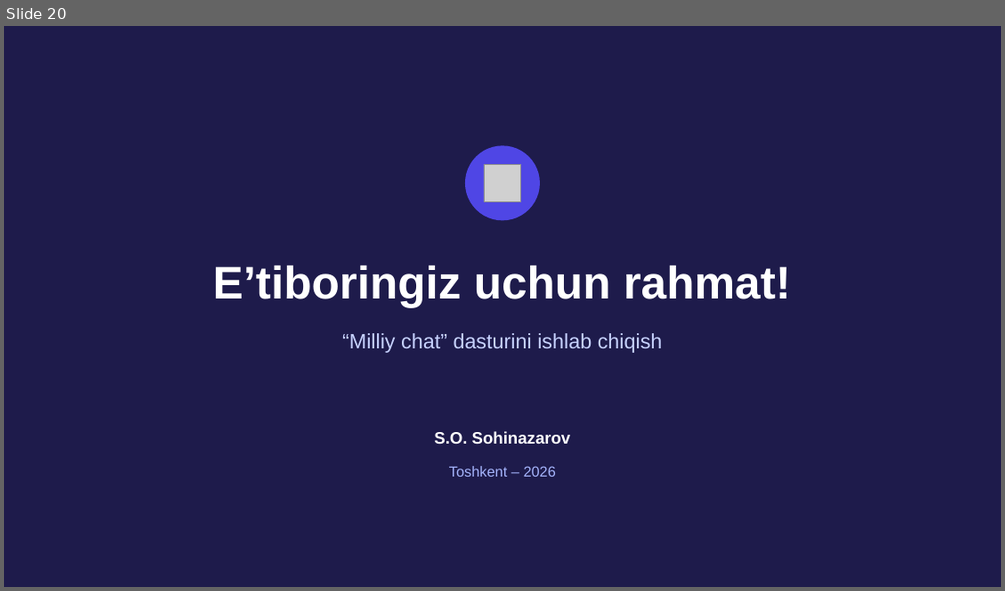
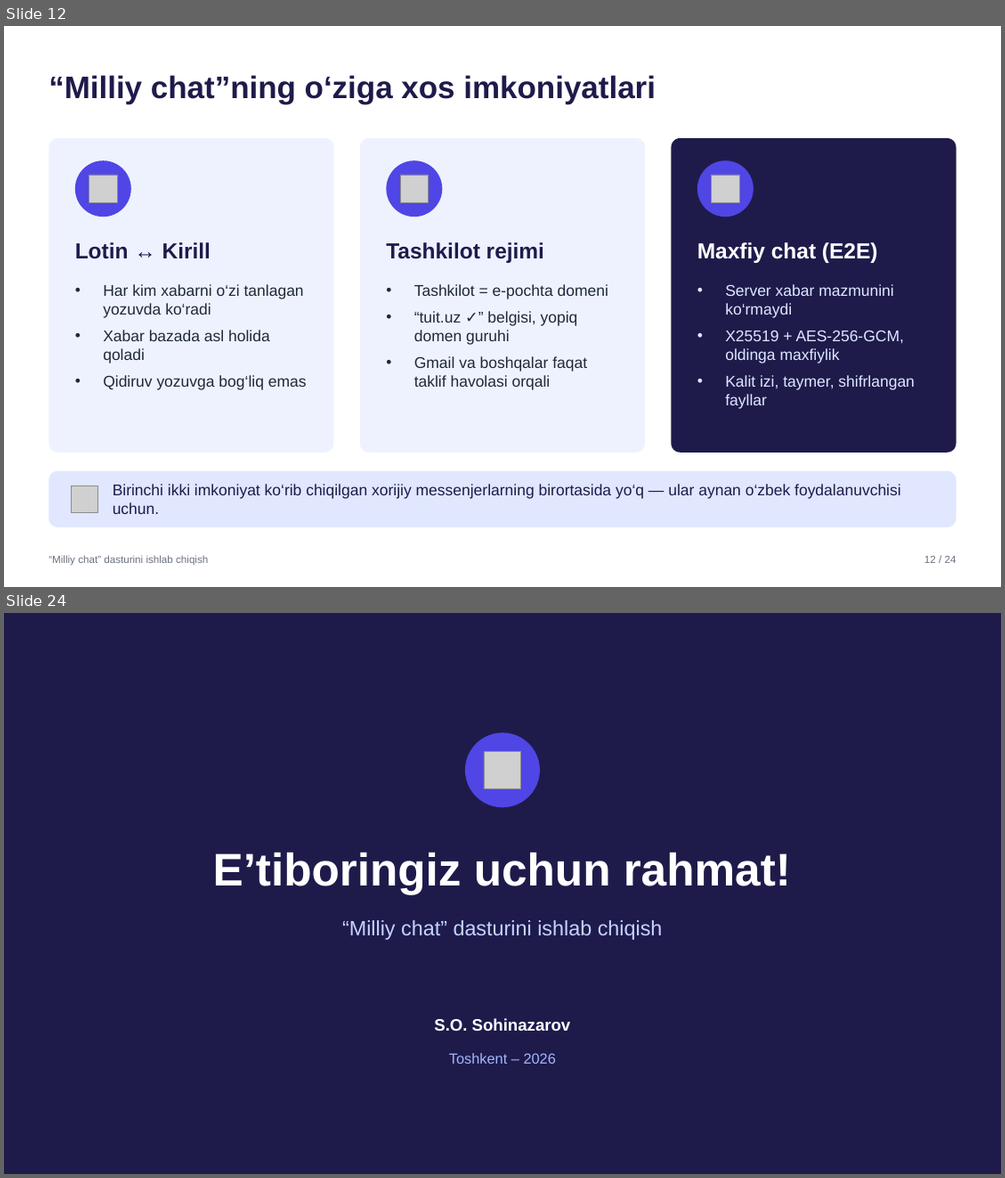
Before and after one commit to SardorSohinazarov/diplom-ish, a slide deck: diplom/Taqdimot_Sohinazarov_Sardor.pptx. Shown one above the other, each under a label of ours: slide 20 before the commit, slides 12 and 24 after it; the slides between them are not shown. The pictures are 1005x591 and 1005x1178 pixels, drawn with LibreOffice and Linux fonts; fonts in the diff are those of the drawing; grey boxes stand for pictures. Boxes give left, top, right and bottom in pixels: in the first picture for what was removed or moved away, otherwise in the second. Text is boxed around its words. In the diff, an @@ line names an element or a change of style, - is before the commit and + after.

```diff
--- a/diplom/Taqdimot_Sohinazarov_Sardor.pptx
+++ b/diplom/Taqdimot_Sohinazarov_Sardor.pptx
@@ slide 12 added at [4,26,1001,587], background #FFFFFF @@
@@ text added at [48,75,655,103], 30 pt, text #1E1B4B, bold @@
+“Milliy chat”ning o‘ziga xos imkoniyatlari
@@ rounded rectangle added at [48,138,334,452], fill #EEF2FF @@
@@ rounded rectangle added at [360,138,645,452], fill #EEF2FF @@
@@ rounded rectangle added at [671,138,956,452], fill #1E1B4B @@
@@ ellipse added at [75,160,131,216], fill #4F46E5 @@
@@ picture added at [89,175,118,203] @@
@@ ellipse added at [386,160,442,216], fill #4F46E5 @@
@@ picture added at [400,175,429,203] @@
@@ ellipse added at [697,160,753,216], fill #4F46E5 @@
@@ picture added at [712,175,740,203] @@
@@ text added at [75,242,210,259], 21 pt, text #1E1B4B, bold @@
+Lotin ↔ Kirill
@@ text added at [386,242,544,263], 21 pt, text #1E1B4B, bold @@
+Tashkilot rejimi
@@ text added at [697,242,878,263], 21 pt, text #FFFFFF, bold @@
+Maxfiy chat (E2E)
@@ text added at [103,284,307,390], 15 pt, text #1F2937 @@
+• Har kim xabarni o‘zi tanlagan yozuvda ko‘radi
+• Xabar bazada asl holida qoladi
+• Qidiruv yozuvga bog‘liq emas
@@ text added at [414,284,608,390], 15 pt, text #1F2937 @@
+• Tashkilot = e-pochta domeni
+• “tuit.uz ✓” belgisi, yopiq domen guruhi
+• Gmail va boshqalar faqat taklif havolasi orqali
@@ text added at [725,284,914,409], 15 pt, text #E0E7FF @@
+• Server xabar mazmunini ko‘rmaydi
+• X25519 + AES-256-GCM, oldinga maxfiylik
+• Kalit izi, taymer, shifrlangan fayllar
@@ rounded rectangle added at [48,471,956,527], fill #E0E7FF @@
@@ picture added at [72,486,98,513] @@
@@ text added at [113,483,901,514], 15 pt, text #1E1B4B @@
+Birinchi ikki imkoniyat ko‘rib chiqilgan xorijiy messenjerlarning birortasida yo‘q — ular aynan o‘zbek foydalanuvchisi uchun.
@@ text added at [48,555,208,565], 10 pt, text #6B7280 @@
+“Milliy chat” dasturini ishlab chiqish
@@ text added at [924,556,956,563], 10 pt, text #6B7280 @@
+12 / 24
@@ what was slide 20 is now slide 24 @@
```
Also in this commit, not shown: 18 slides changed, 3 other slides added, 2 other files.
